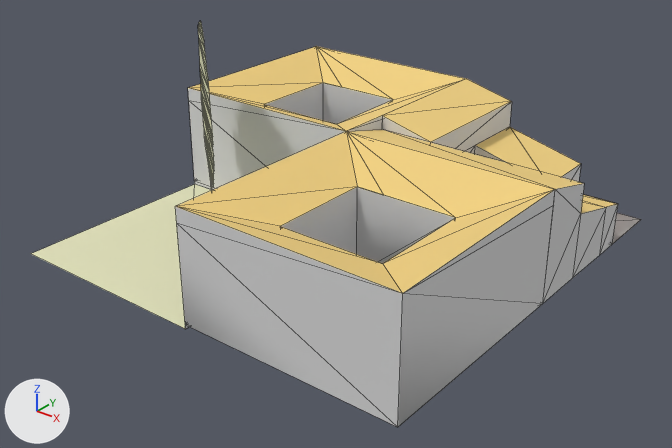
What one commit did to the OBJ model assets/stl_export/2r2w.obj.
Both versions are drawn from a 50 mm lens placed at (35.5, -45.4, 28.7), pointed at (1.0, -2.3, 2.0). Every picture has the same lights, and +X, +Y and +Z are marked at lower left. The older version comes first. Mesh edges are drawn as thin lines. Where no turn or scale is listed for an object, it has been applied to the vertices. Vertices at exactly the same position are counted once.

Names of what the first picture shows: '2r2w'.
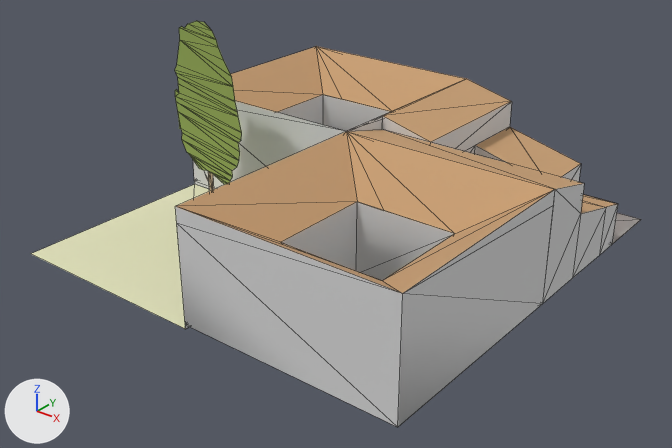
Changed parts and their boxes [x1, y1, x2, y2] in the pictures (672 x 448 px; the box of a moved part takes in the faces that stretch with it):
'2r2w', recoloured, reshaped
    both: [31, 21, 641, 427]
part 1 of me_2r2w, moved or reshaped
    both: [175, 46, 555, 293]
part 2 of me_2r2w, recoloured
    before: [198, 21, 214, 187]
    after: [175, 21, 242, 184]
part 3 of me_2r2w, recoloured
    before: [210, 173, 212, 191]
    after: [205, 171, 214, 191]

What changed in the scene script:
```text
Change mat_material:
    mat_material.base_color: (0.878, 0.639, 0.224) -> (0.577, 0.349, 0.176)  # yellow #f1d182 -> brown #c89f74
Add mat_tree:
    mat_tree = principled_material('tree')
    mat_tree.base_color = (0.294, 0.4, 0.0902)  # green #94aa55
    mat_tree.roughness = 1.0
Add mat_straw:
    mat_straw = principled_material('straw')
    mat_straw.base_color = (0.447, 0.333, 0.204)  # beige #b29c7d
    mat_straw.roughness = 1.0
Change me_2r2w:
    where me_2r2w.from_pydata(...)  # 130 vertices, 203 faces; spans x -15.0..15.0, y -15.0..15.0, z -0.3..14.4
    used by ob_2r2w; location = (0.0, 0.0, 0.0)
    me_2r2w part 1: all 10 vertices in x -11.0..11.0, y -11.0..11.0, z 6.0 are moved by (0.0, 0.0, -1.0)
    me_2r2w part 2: 50 faces spanning x -12.5..-3.9, y -5.7..-3.5, z 3.7..14.4 switch from mat_w (beige #e2e2bc) to mat_tree (green #94aa55)
    me_2r2w part 3: 18 faces spanning x -9.1..-7.9, y -4.7..-4.4, z 0.0..3.9 switch from mat_w (beige #e2e2bc) to mat_straw (beige #b29c7d)
```
